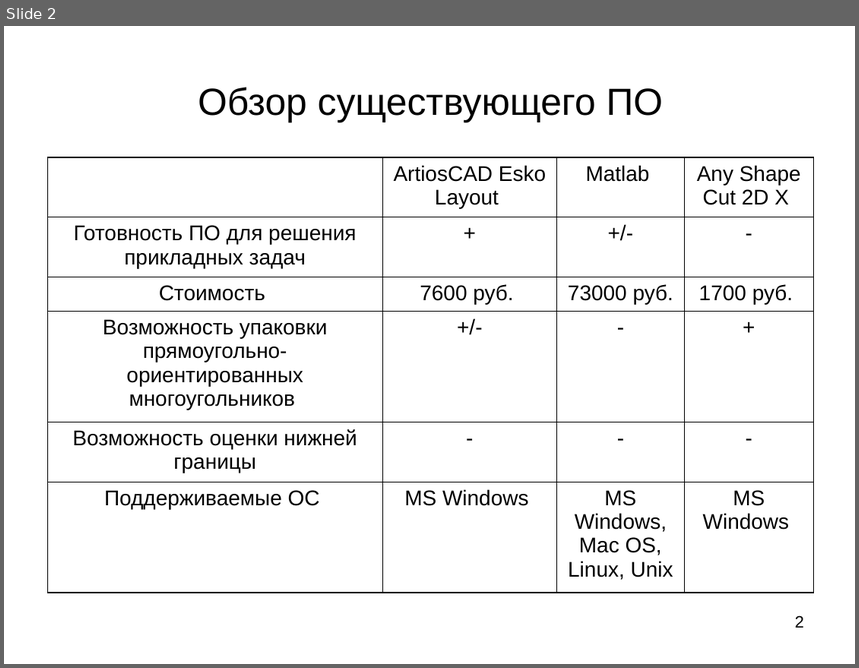
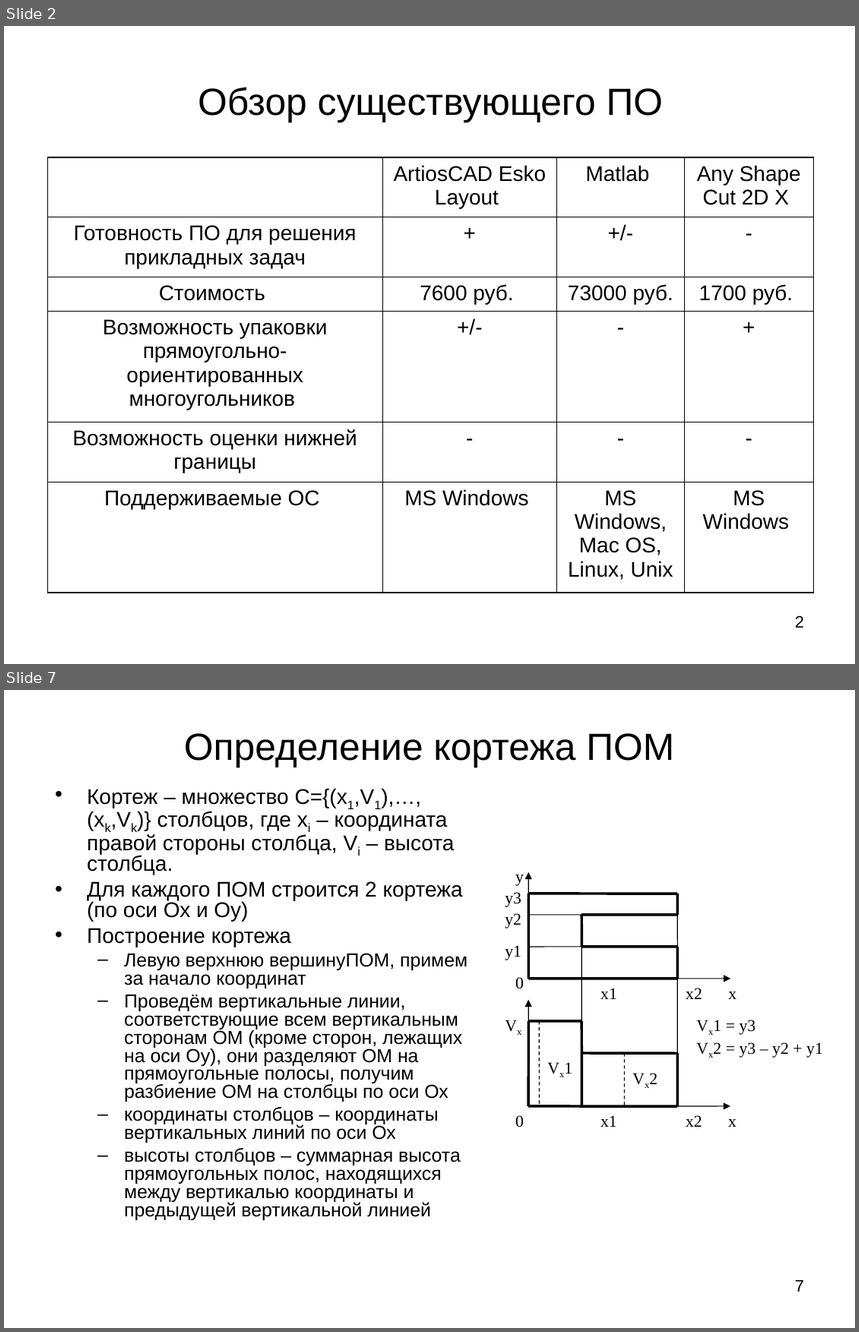
Before and after one commit to zingibertram/thesis-dissertation, a slide deck: Отчёт/Презентация.ppt. Shown one above the other, each under a label of ours: slide 2 before the commit, slides 2 and 7 after it; the slides between them are not shown. The pictures are 859x668 and 859x1332 pixels, drawn with LibreOffice and Linux fonts; fonts in the diff are those of the drawing. Boxes give left, top, right and bottom in pixels: in the first picture for what was removed or moved away, otherwise in the second. Text is boxed around its words. In the diff, an @@ line names an element or a change of style, - is before the commit and + after.

```diff
--- a/Отчёт/Презентация.ppt
+++ b/Отчёт/Презентация.ppt
@@ slide 7 added at [4, 690, 855, 1328], background #FFFFFF @@
@@ title added at [184, 733, 674, 768], 32 pt, text #000000 @@
+Определение кортежа ПОМ
@@ text added at [87, 788, 468, 1220], 16 pt, text #000000 @@
+• Кортеж – множество C={(x1,V1),…, (xk,Vk)} столбцов, где xi – координата правой стороны столбца, Vi – высота столбца.
+• Для каждого ПОМ строится 2 кортежа (по оси Ох и Оу)
+• Построение кортежа
+  – Левую верхнюю вершинуПОМ, примем за начало координат
+  – Проведём вертикальные линии, соответствующие всем вертикальным сторонам ОМ (кроме сторон, лежащих на оси Оу), они разделяют ОМ на прямоугольные полосы, получим разбиение ОМ на столбцы по оси Ох
+  – координаты столбцов – координаты вертикальных линий по оси Ох
+  – высоты столбцов – суммарная высота прямоугольных полос, находящихся между вертикалью координаты и предыдущей вертикальной линией
@@ group added at [496, 872, 823, 1128]: 22 lines, 16 texts, 4 arrows @@
+x
+y
+x2
+x1
+0
+y3
+y2
+y1
+x
+Vx
+x2
+x1
+0
+Vx1
+Vx2
+Vx1 = y3
+Vx2 = y3 – y2 + y1
@@ page number added at [795, 1281, 804, 1292], 14 pt, text #000000 @@
+7
```
Also in this commit, not shown: 6 slides changed, 4 other slides added, 5 slides removed, 7 other files.
